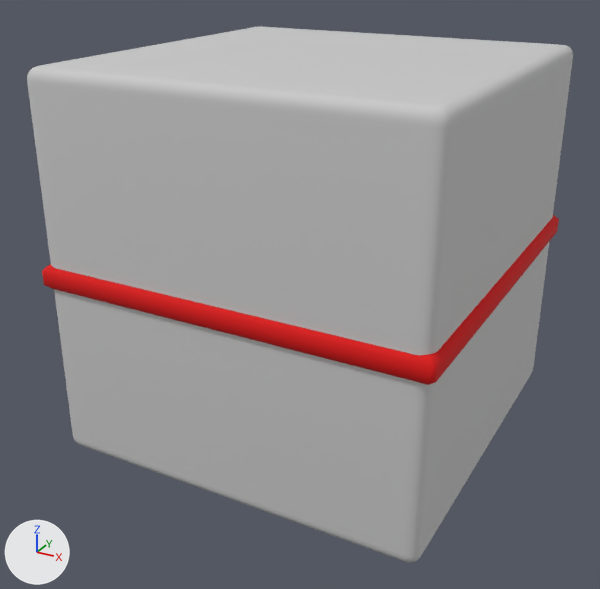
The FBX model Year3CapstoneProject/Assets/Art Assets/FBXs/Model_StagesBlock_FloorDefault_Completion.fbx: old version first, new version second.
Before and after are seen from a 50 mm lens placed at (0.96, -1.865, 1.279), pointed at (-0.026, -0.073, 0.383). Every picture has the same lights, and +X, +Y and +Z are marked at lower left. Where no turn or scale is listed for an object, it has been applied to the vertices. Vertices at the same position are counted once.

Script lines for the objects in view, before the commit:
```python
me_mesh = bpy.data.meshes.new('Mesh')
me_mesh.from_pydata(...)  # 537 vertices, 534 faces; spans x -0.512..0.512, y -0.512..0.512, z -0.494..0.506
# faces by material slot: [240, 294]
me_mesh.materials.append(mat_material__83)  # red #dc0000
me_mesh.materials.append(mat_material__48)  # light grey #cacaca
ob_rectangle001 = bpy.data.objects.new('Rectangle001', me_mesh)
ob_rectangle001.location = (0.0, 0.0, 0.494)
```
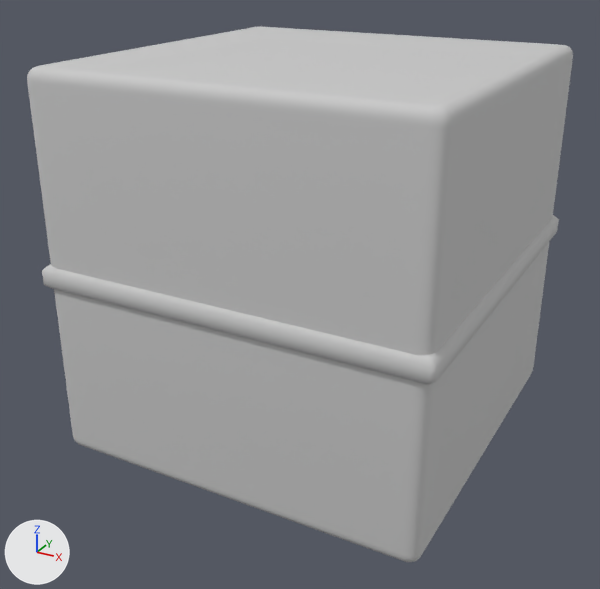
Changed parts and their boxes (x1, y1, x2, y2) in the pictures (600 x 589 px):
part 1 of me_mesh, recoloured (red to grey): (42, 215, 559, 385) in both

The edits, one by one:
me_mesh has 537 vertices, 534 faces and spans x -0.512..0.512, y -0.512..0.512, z -0.494..0.506.
me_mesh is used by ob_rectangle001; location (0.0, 0.0, 0.494).
me_mesh part 1: all 240 faces that had it switch from mat_material__83 (red #dc0000) to mat_material__48 (light grey #cacaca).
